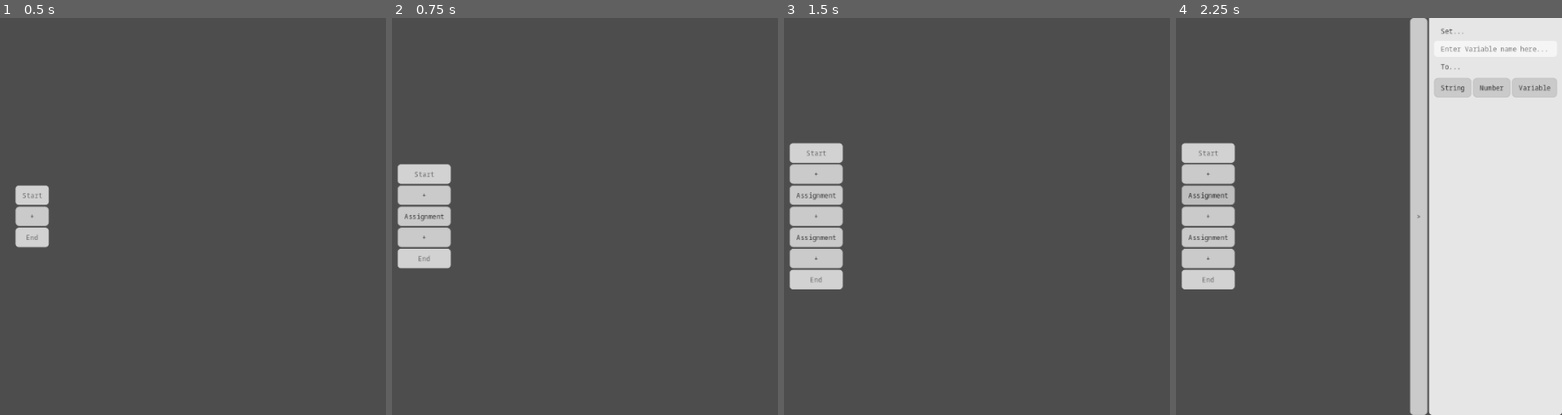
Above: before the commit, frames 1-4 (left to right).
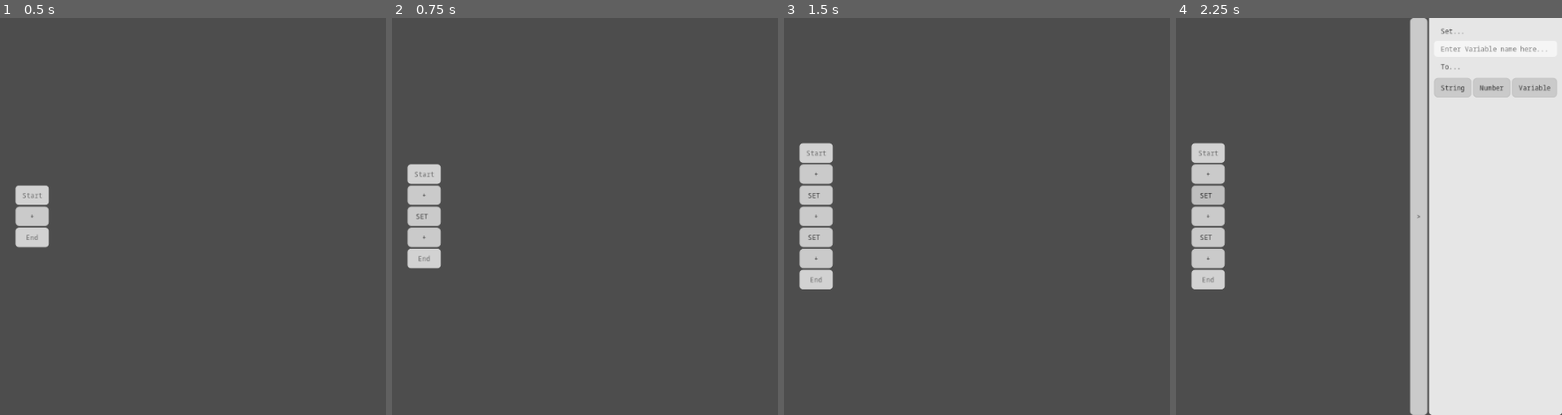
Above: after the commit, the same moments.

Repository: nstryder/raptor_zwei
Game: Godot game, scene res://src/main.tscn
Two runs of this game, one before a commit and one after it. Both use one fixed random seed, a clock stepped at 60 frames per second and the inputs below.
Inputs (mouse positions are in pixels of both pictures, inside the frame that each line leads up to):
- Up to frame 1 (0.5 s): no input
- Up to frame 2 (0.75 s): click "+" at 0.5 s
- Up to frame 3 (1.5 s): click "+" at 1.25 s
- Up to frame 4 (2.25 s): click (1206, 196) at 2 s, where only the run before the commit has a clickable "Assignment"

Frame 1 is identical in both runs. In frame 2, 1.5% of the frame differs, in the area x 1-16%, y 36-64%; in frame 3, 2.1%, in the area x 1-16%, y 31-69%; in frame 4, 2.1%.

Commit message:
Show variable in Assignment Symbol

Diff:
--- a/src/controls/value_boxes/variable_box.gd
+++ b/src/controls/value_boxes/variable_box.gd
@@ -10,12 +10,12 @@
 		variable_select.add_item(variable.name)
 		if variable_value.get_value() == variable:
 			variable_select.select(i)
-		variable.name_changed.connect(_on_variable_name_changed.bind(i, variable))
+		variable.name_changed.connect(_on_variable_name_changed.bind(i))
 	variable_select.item_selected.connect(_on_variable_select_item_selected.bind(variable_value))
 
 
-func _on_variable_name_changed(idx: int, variable: Main.Variable) -> void:
-	variable_select.set_item_text(idx, variable.name)
+func _on_variable_name_changed(new_name: String, idx: int) -> void:
+	variable_select.set_item_text(idx, new_name)
 
 
 func _on_variable_select_item_selected(idx: int, variable_value: Main.VariableValue) -> void:
--- a/src/main.gd
+++ b/src/main.gd
@@ -43,11 +43,11 @@
 #endregion
 
 class Variable:
-	signal name_changed
+	signal name_changed(new_value: String)
 	var name: String:
 		set(value):
 			name = value
-			name_changed.emit()
+			name_changed.emit(name)
 	var values: Array[Value]
 
 
@@ -92,7 +92,9 @@
 			symbol_rep.text = "End"
 			symbol_rep.disabled = true
 		elif symbol is AssignmentSymbol:
-			symbol_rep.text = "Assignment"
+			var assignment_symbol := symbol as AssignmentSymbol
+			symbol_rep.text = str("SET ", assignment_symbol.variable.name)
+			assignment_symbol.variable.name_changed.connect(_on_variable_name_changed_assignment.bind(symbol_rep))
 		symbol_rep.pressed.connect(_on_symbol_pressed.bind(symbol))
 		flowchart.add_child(symbol_rep)
 
@@ -112,6 +114,10 @@
 	current_panel.bind_symbol(symbol)
 
 
+func _on_variable_name_changed_assignment(new_name: String, symbol_rep: VisualSymbol) -> void:
+	symbol_rep.text = str("SET ", new_name)
+
+
 # TODO: How do we know where to add the new symbol?
 # Stopgap for now...we'll just use the index (won't work once we have branches)
 func _on_add_symbol(idx: int) -> void:
